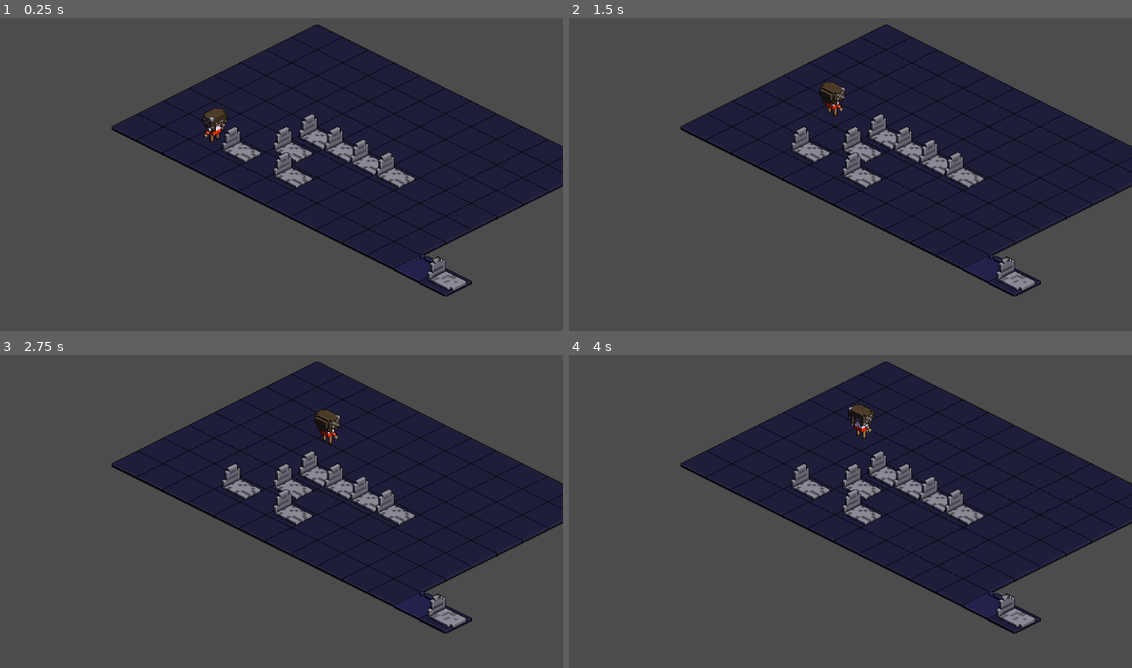
Above: before the commit, frames 1-4 (two rows, left to right).
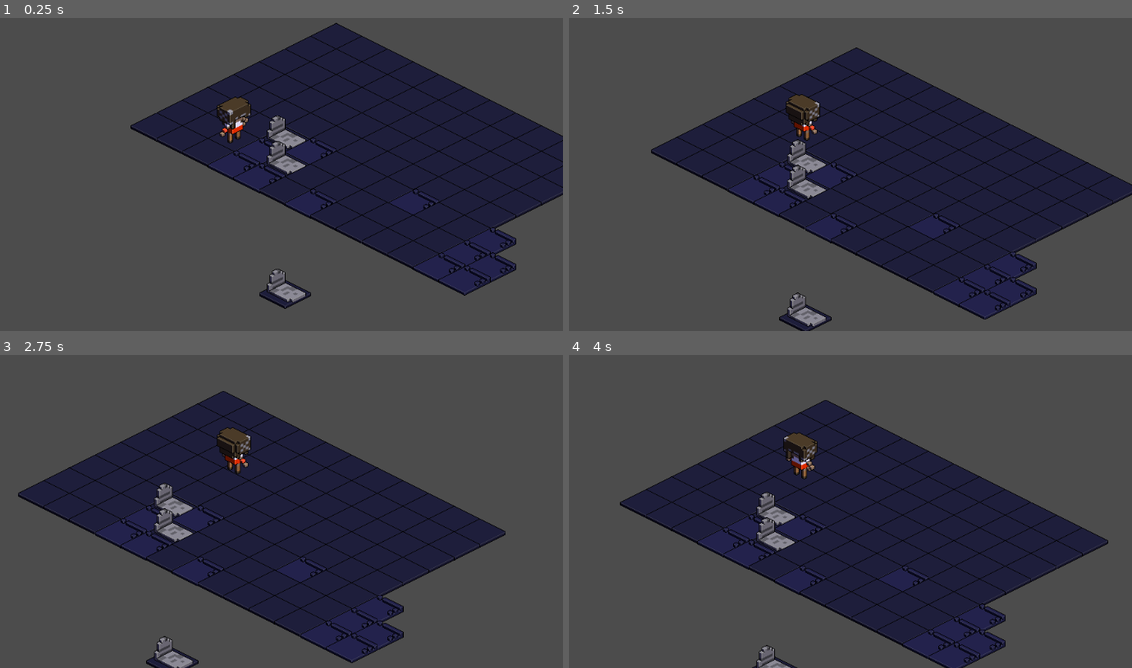
Above: after the commit, the same moments.

Repository: leartoler/Inframundo
Game: Godot game, scene res://Scenes/Tileset.tscn
The game is run twice, just before and just after one commit, with the same random seed, the same clock (stepped at 60 frames per second) and the same inputs. The project has no main scene, so this scene is started directly.
Inputs:
- Up to frame 1 (0.25 s): no input
- Up to frame 2 (1.5 s): tap Enter at 0.5 s; hold Right (ui_right) 0.53-1.28 s; hold Down (ui_down) from 1.28 s (still down)
- Up to frame 3 (2.75 s): release Down (ui_down) at 2.03 s; hold Right (ui_right) from 2.03 s (still down)
- Up to frame 4 (4 s): release Right (ui_right) at 2.78 s; hold Up (ui_up) 2.78-3.53 s; hold Left (ui_left) from 3.53 s (still down)

The runs differ from the first frame. In frame 1, 14% of the frame differs, in the area x 19-100%, y 1-93%; in frame 2, 22%; in frame 3, 35%, in the area x 3-100%, y 2-100%; in frame 4, 31%.

Commit message:
Programación iteracion 1 realizada

Diff:
--- a/Inframundo/Scenes/Heroe.gd
+++ b/Inframundo/Scenes/Heroe.gd
@@ -14,11 +14,11 @@
 	if can_move:
 		if Input.is_action_pressed("ui_up") and !$Up.is_colliding():
 			move_to(dir.Up)
-		if Input.is_action_pressed("ui_down") and !$Down.is_colliding():
+		elif Input.is_action_pressed("ui_down") and !$Down.is_colliding():
 			move_to(dir.Down)
-		if Input.is_action_pressed("ui_right") and !$Right.is_colliding():
+		elif Input.is_action_pressed("ui_right") and !$Right.is_colliding():
 			move_to(dir.Right)
-		if Input.is_action_pressed("ui_left") and !$Left.is_colliding():
+		elif Input.is_action_pressed("ui_left") and !$Left.is_colliding():
 			move_to(dir.Left)
 
 #Movimiento según donde se mueva el prota
--- a/Inframundo/Scenes/Heroe.tscn
+++ b/Inframundo/Scenes/Heroe.tscn
@@ -34,7 +34,6 @@
 
 [node name="KinematicBody2D" type="Sprite"]
 position = Vector2( 0, -4 )
-scale = Vector2( 0.75, 0.75 )
 texture = ExtResource( 1 )
 offset = Vector2( 0, -25 )
 hframes = 4
@@ -64,3 +63,7 @@
 
 [node name="anim" type="AnimationPlayer" parent="."]
 anims/Walk = SubResource( 1 )
+
+[node name="Camera2D" type="Camera2D" parent="."]
+position = Vector2( 3.18199, 3.02237 )
+current = true
--- a/Inframundo/Scenes/Tile.tscn
+++ b/Inframundo/Scenes/Tile.tscn
@@ -8,28 +8,17 @@
 [node name="Node2D" type="Node2D"]
 
 [node name="Piso_1" type="Sprite" parent="."]
-position = Vector2( 0, -0.140305 )
+position = Vector2( 0.138229, 4.33617 )
 texture = ExtResource( 1 )
 
 [node name="Tumba_1" type="Sprite" parent="."]
-position = Vector2( 81.058, -9.977 )
+position = Vector2( 81.058, -7.64102 )
 texture = ExtResource( 2 )
 
-[node name="StaticBody2D" type="StaticBody2D" parent="Tumba_1"]
-position = Vector2( -80.0592, 9.8367 )
-
 [node name="Piso_2" type="Sprite" parent="."]
-position = Vector2( -81.1036, 0.0375938 )
+position = Vector2( -81.1036, 0.509533 )
 texture = ExtResource( 4 )
 
 [node name="Tumba_2" type="Sprite" parent="."]
-position = Vector2( 171.804, -10.2475 )
+position = Vector2( 171.47, -9.91379 )
 texture = ExtResource( 3 )
-
-[node name="StaticBody2D" type="StaticBody2D" parent="Tumba_2"]
-position = Vector2( -251.863, 20.0842 )
-
-[node name="CollisionPolygon2D" type="CollisionPolygon2D" parent="Tumba_2/StaticBody2D"]
-position = Vector2( 254.779, -12.1412 )
-polygon = PoolVector2Array( 43.8291, -0.014538, -0.929071, -22.3235, -44.1439, -0.014538, -0.648455, 22.575 )
-one_way_collision_margin = 0.0
--- a/Inframundo/Scenes/Tileset.tscn
+++ b/Inframundo/Scenes/Tileset.tscn
@@ -13,7 +13,7 @@
 cell_size = Vector2( 80, 40 )
 cell_y_sort = true
 format = 1
-tile_data = PoolIntArray( -327669, 0, 0, -327668, 0, 0, -327 …(650 unchanged characters)…  0, -65523, 0, 0, -65522, 0, 0, -65521, 1, 0, -65520, 1, 0, -65519, 1, 0, -65518, 1, 0, -65517, 0, 0, -65516, 0, 0, -65515, 0, 0, 11, 0, 0, 12, 0, 0, 13, 0, 0, 14, 0, 0, 15, 1, 0, 16, 0, 0, 17, 0, 0, 18, 0, 0, 19, 0, 0, 20, 0, 0, 21, 0, 0, 65547, 0, 0, 65548, 0, 0, 65549, 0, 0, 65550, 1, 0, 65551, 0, 0, 65552, 1, 0, 65553, 0, 0, 65554, 0, 0, 65555, 0, 0, 65556, 0, 0, 65557, 0, 0, 131083, 0, 0, 131084, 0, 0, 131085, 0, 0, 131086, 0, 0, 131087, 0, 0, 131088, 0, 0, 131089, 0, 0, 131090, 0, 0, 131091, 0, 0, 131092, 0, 0, 131093, 0, 0, 131094, 2, 0, 131095, 3, 0 )
+tile_data = PoolIntArray( -327669, 0, 0, -327668, 0, 0, -327 …(650 unchanged characters)…  0, -65523, 0, 0, -65522, 0, 0, -65521, 0, 0, -65520, 0, 0, -65519, 0, 0, -65518, 0, 0, -65517, 0, 0, -65516, 0, 0, -65515, 0, 0, 11, 0, 0, 12, 0, 0, 13, 0, 0, 14, 3, 0, 15, 2, 0, 16, 0, 0, 17, 0, 0, 18, 0, 0, 19, 2, 0, 20, 0, 0, 21, 0, 0, 22, 2, 0, 65547, 0, 0, 65548, 0, 0, 65549, 0, 0, 65550, 2, 0, 65551, 3, 0, 65552, 0, 0, 65553, 0, 0, 65554, 0, 0, 65555, 0, 0, 65556, 0, 0, 65557, 0, 0, 65558, 2, 0, 65559, 2, 0, 131083, 0, 0, 131084, 0, 0, 131085, 0, 0, 131086, 2, 0, 131087, 2, 0, 131088, 0, 0, 131089, 2, 0, 131090, 0, 0, 131091, 0, 0, 131092, 0, 0, 131093, 0, 0, 131094, 2, 0, 131095, 2, 0, 393236, 3, 0 )
 
 [node name="KinematicBody2D" parent="YSort/TileMap" instance=ExtResource( 2 )]
-position = Vector2( 479.02, 298.256 )
+position = Vector2( 479.02, 298.553 )
--- a/Inframundo/Tileset_1.tres
+++ b/Inframundo/Tileset_1.tres
@@ -6,10 +6,7 @@
 [ext_resource path="res://Assets/Piso_2.png" type="Texture" id=4]
 
 [sub_resource type="ConvexPolygonShape2D" id=1]
-points = PoolVector2Array( 0, 65, 0.147415, 0, 81, 0, 81, 65 )
-
-[sub_resource type="ConvexPolygonShape2D" id=2]
-points = PoolVector2Array( 0, 0, 81, 0.465546, 79.25, 61.25, 0.25, 61.25 )
+points = PoolVector2Array( 0, 38.1416, 39.537, 17.443, 80.0038, 38.6067, 40.6998, 59.0727 )
 
 [resource]
 0/name = "Piso_1"
@@ -34,18 +31,11 @@
 1/tile_mode = 0
 1/occluder_offset = Vector2( 40.5, 32.5 )
 1/navigation_offset = Vector2( 40.5, 32.5 )
-1/shape_offset = Vector2( 41.7993, 41.9814 )
-1/shape_transform = Transform2D( 1, 0, 0, 1, 41.7993, 41.9814 )
-1/shape = SubResource( 1 )
+1/shape_offset = Vector2( 0, 0 )
+1/shape_transform = Transform2D( 1, 0, 0, 1, 0, 0 )
 1/shape_one_way = false
-1/shape_one_way_margin = 1.0
-1/shapes = [ {
-"autotile_coord": Vector2( 0, 0 ),
-"one_way": false,
-"one_way_margin": 1.0,
-"shape": SubResource( 1 ),
-"shape_transform": Transform2D( 1, 0, 0, 1, 41.7993, 41.9814 )
-} ]
+1/shape_one_way_margin = 0.0
+1/shapes = [  ]
 1/z_index = 0
 2/name = "Piso_2.png 2"
 2/texture = ExtResource( 4 )
@@ -71,14 +61,14 @@
 3/navigation_offset = Vector2( 40.5, 22.5 )
 3/shape_offset = Vector2( 0, 0 )
 3/shape_transform = Transform2D( 1, 0, 0, 1, 0, 0 )
-3/shape = SubResource( 2 )
+3/shape = SubResource( 1 )
 3/shape_one_way = false
 3/shape_one_way_margin = 1.0
 3/shapes = [ {
 "autotile_coord": Vector2( 0, 0 ),
 "one_way": false,
 "one_way_margin": 1.0,
-"shape": SubResource( 2 ),
+"shape": SubResource( 1 ),
 "shape_transform": Transform2D( 1, 0, 0, 1, 0, 0 )
 } ]
 3/z_index = 0
Not shown: 1 places in Inframundo/Tileset_1.tres that only renumber resources
